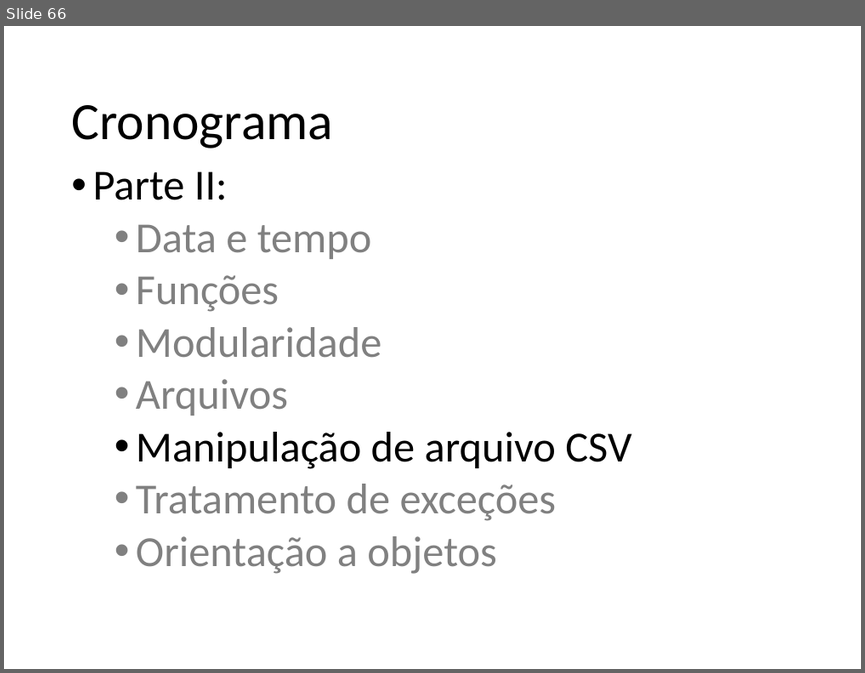
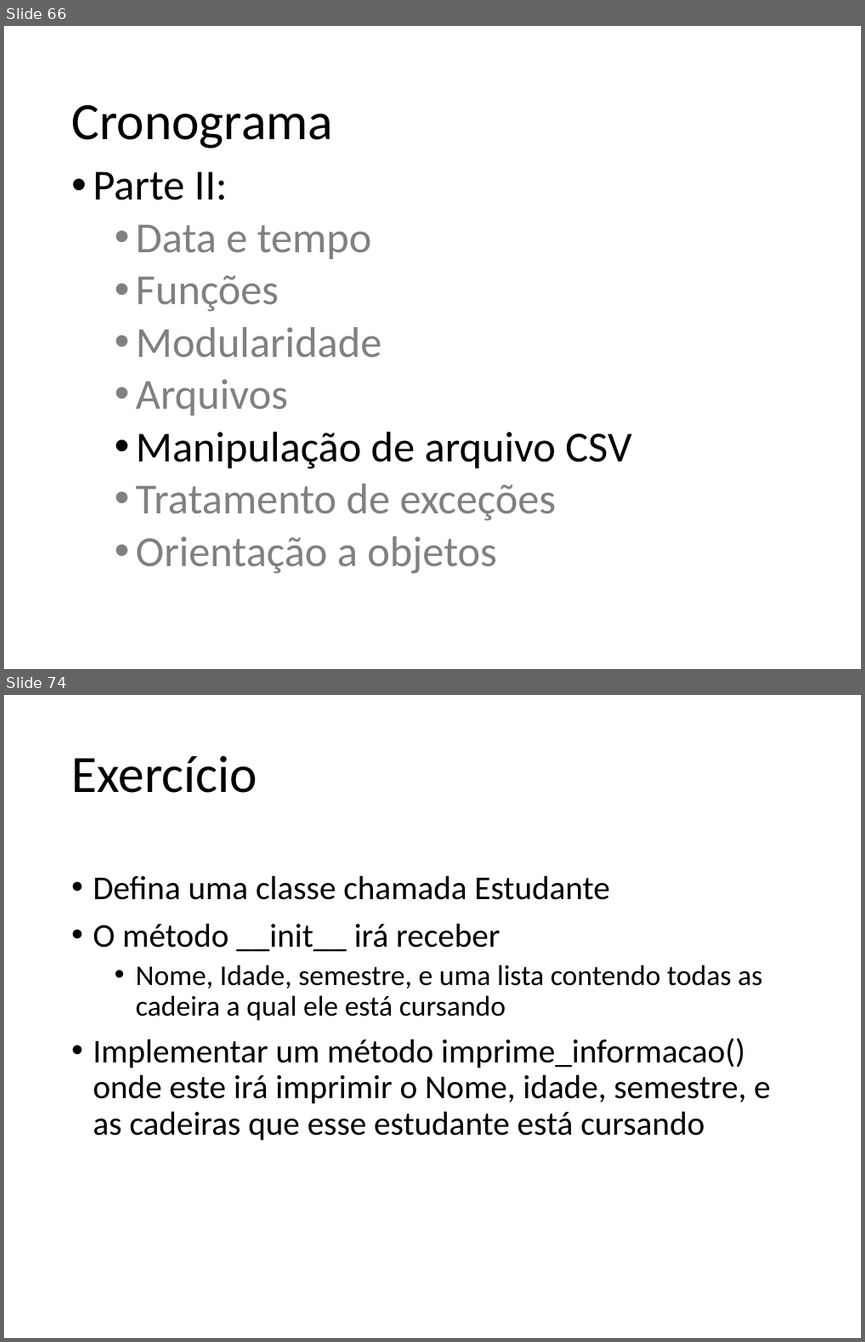
Before and after one commit to fernandoFernandeSantos/minicurso_python_2019, a slide deck: aula.pptx. Shown one above the other, each under a label of ours: slide 66 before the commit, slides 66 and 74 after it; the slides between them are not shown. The pictures are 865x673 and 865x1342 pixels, drawn with LibreOffice and Linux fonts; fonts in the diff are those of the drawing. Boxes give left, top, right and bottom in pixels: in the first picture for what was removed or moved away, otherwise in the second. Text is boxed around its words. In the diff, an @@ line names an element or a change of style, - is before the commit and + after.

Commit message:
exemplo classes

```diff
--- a/aula.pptx
+++ b/aula.pptx
@@ slide 74 added at [4,695,861,1338], background #FFFFFF @@
@@ title added at [71,755,257,793], 44 pt, text #000000 @@
+Exercício
@@ text added at [93,875,770,1140], 28 pt, text #000000 @@
+• Defina uma classe chamada Estudante
+• O método __init__ irá receber
+  • Nome, Idade, semestre, e uma lista contendo todas as cadeira a qual ele está cursando
+• Implementar um método imprime_informacao() onde este irá imprimir o Nome, idade, semestre, e as cadeiras que esse estudante está cursando
```
Also in this commit, not shown: 2 slides changed, 7 other slides added, 1 other file.
